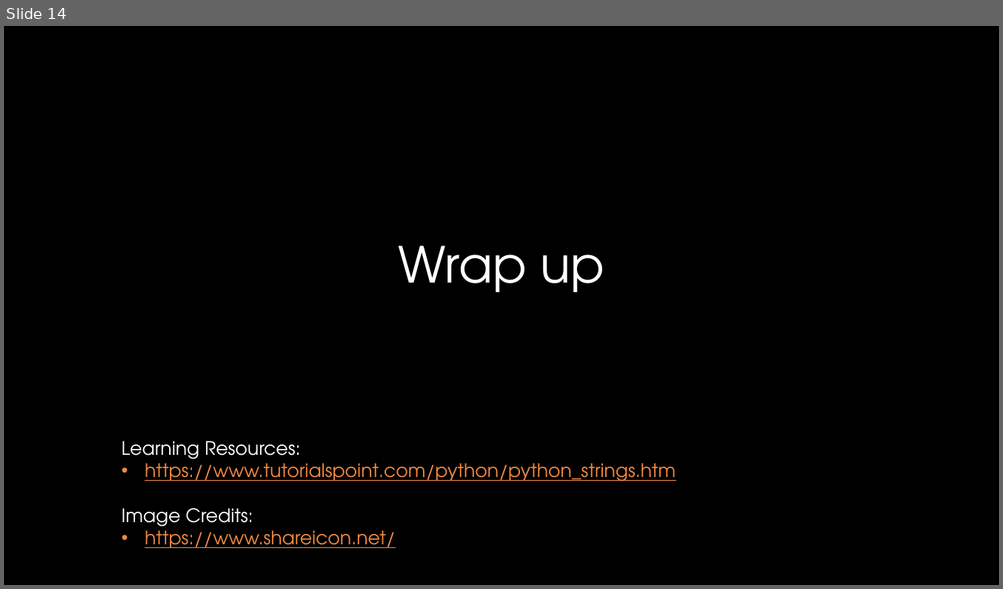
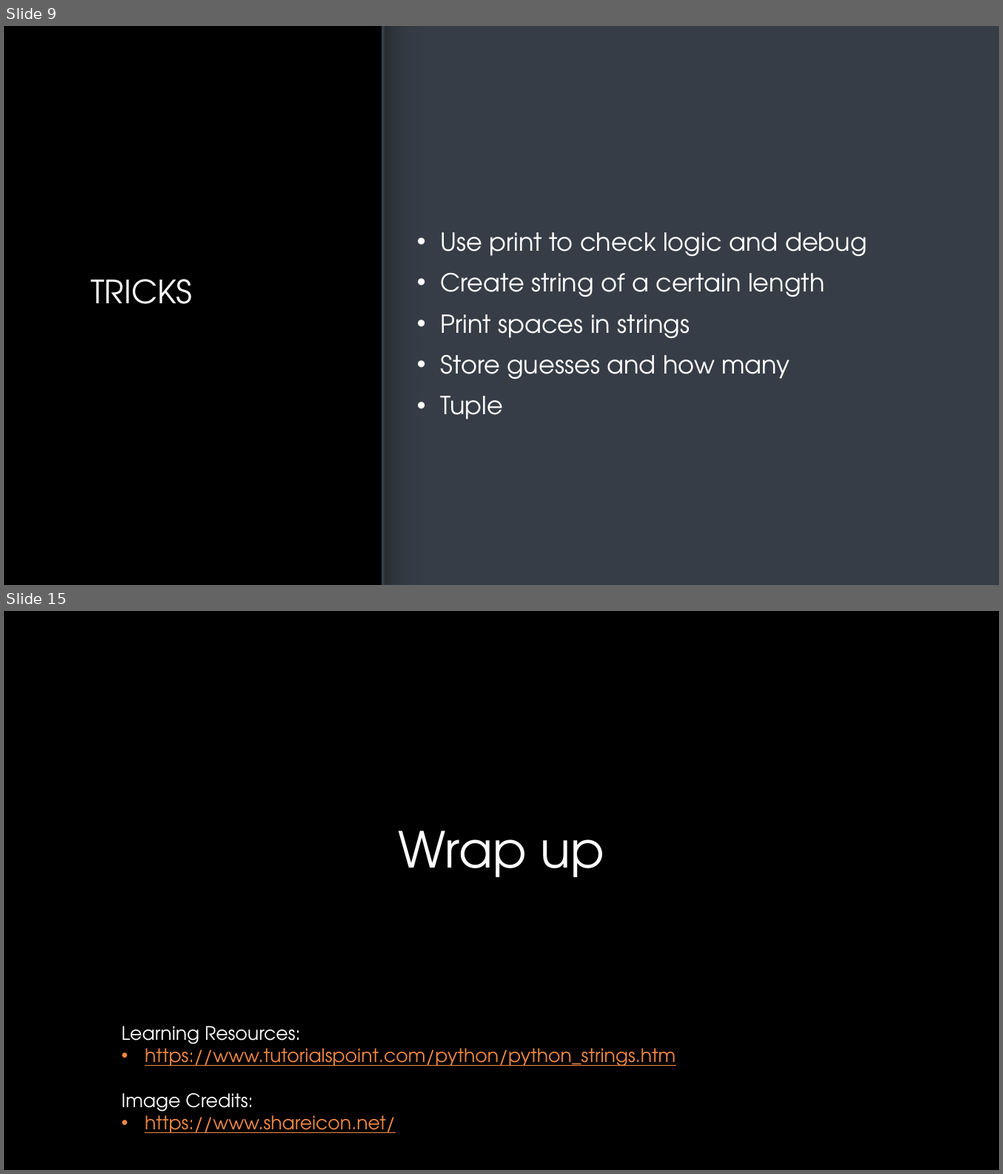
Before and after one commit to CSUMBPelicanCollective/CST205, a slide deck: howe_d_labs/lab10/lab10-presentation_howe_d.pptx. Shown one above the other, each under a label of ours: slide 14 before the commit, slides 9 and 15 after it; the slides between them are not shown. The pictures are 1003x589 and 1003x1174 pixels, drawn with LibreOffice and Linux fonts; fonts in the diff are those of the drawing; background and template pictures are left out. Boxes give left, top, right and bottom in pixels: in the first picture for what was removed or moved away, otherwise in the second. Text is boxed around its words. In the diff, an @@ line names an element or a change of style, - is before the commit and + after.

```diff
--- a/howe_d_labs/lab10/lab10-presentation_howe_d.pptx
+++ b/howe_d_labs/lab10/lab10-presentation_howe_d.pptx
@@ slide 9 added at bbox=[4, 26, 999, 585], background picture (left out) @@
@@ rectangle added at bbox=[382, 26, 999, 585], fill #363D46 @@
@@ rectangle added at bbox=[383, 26, 421, 585], fill gradient #363D46 to #282E35 @@
@@ line added from (383, 26) to (383, 585), #282E35 3 pt @@
@@ text added at bbox=[440, 232, 867, 420], 24 pt, text #FFFFFF @@
+• Use print to check logic and debug
+• Create string of a certain length
+• Print spaces in strings
+• Store guesses and how many
+• Tuple
@@ title added at bbox=[91, 279, 191, 304], 31 pt, text gradient #FFFFFF to #A6A6A6 @@
+TRICKS
@@ what was slide 14 is now slide 15 @@
```
Also in this commit, not shown: 9 slides changed, 4 other slides added, 4 slides removed, 2 other files.
